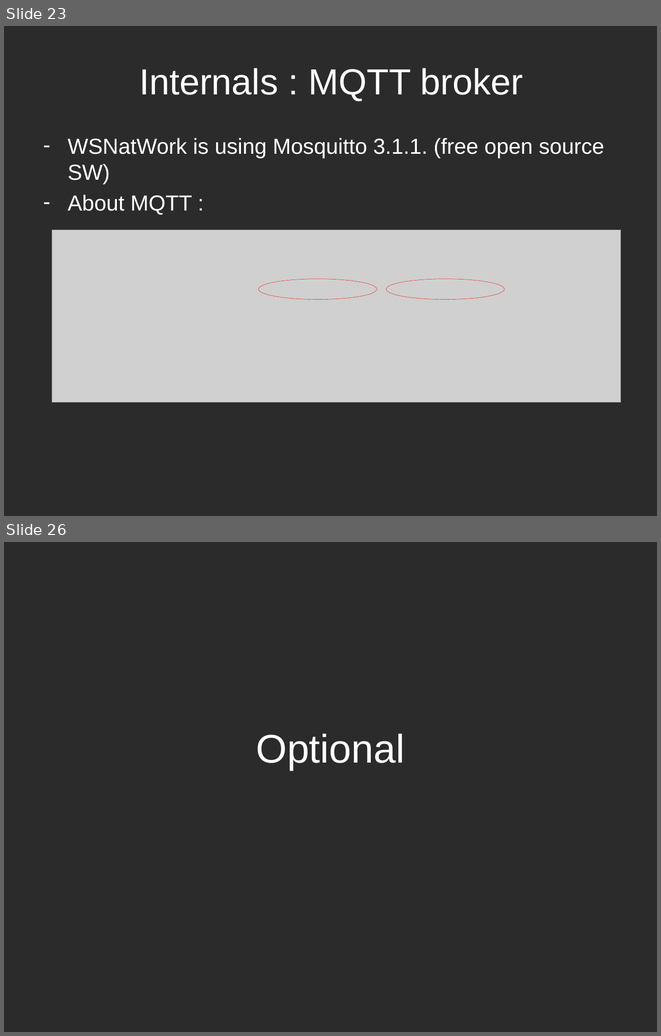
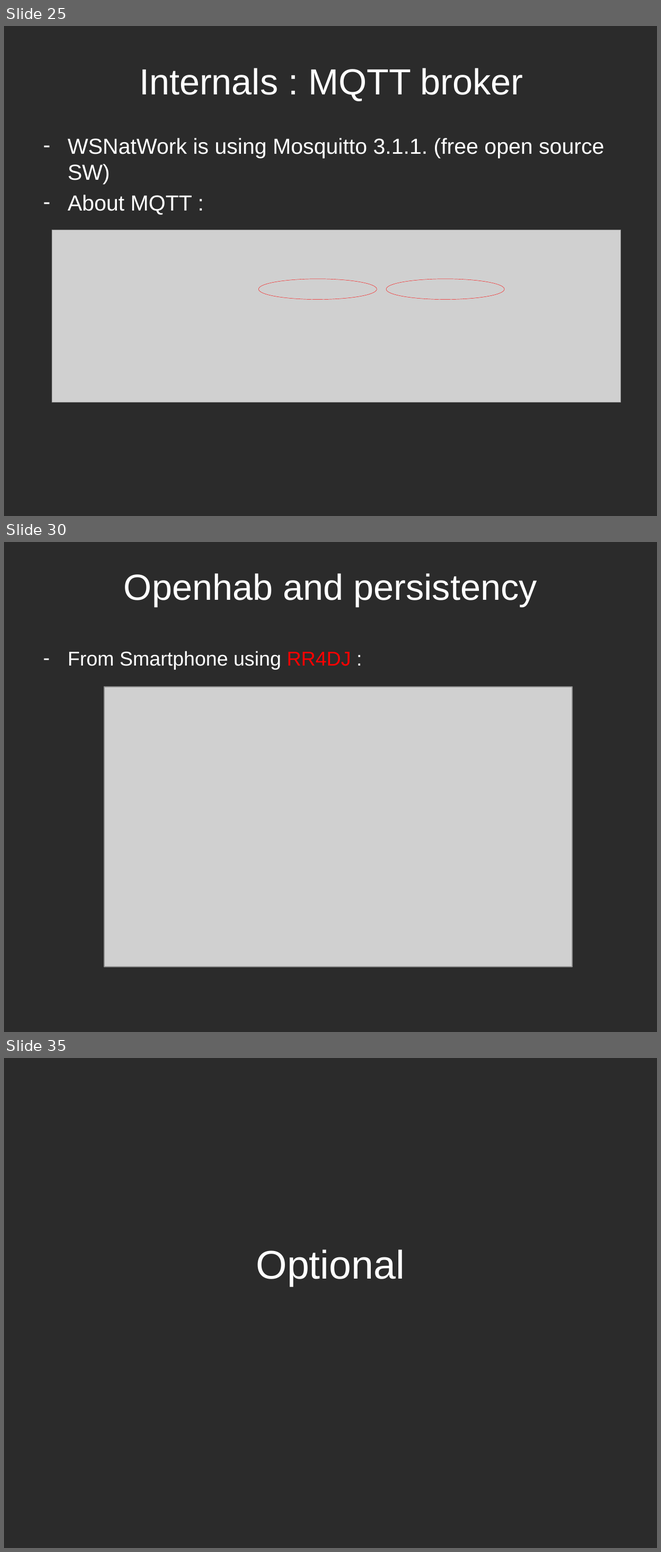
Before and after one commit to WSNhub/WSN-at-Work, a slide deck: workshop2x/WSNatwork - workshop2.pptx. Shown one above the other, each under a label of ours: slides 23 and 26 before the commit, slides 25, 30 and 35 after it; the slides between them are not shown. The pictures are 661x1036 and 661x1552 pixels, drawn with LibreOffice and Linux fonts; fonts in the diff are those of the drawing; grey boxes stand for pictures; background and template pictures are left out; a plain dark background stands for a picture behind light text. Boxes give left, top, right and bottom in pixels: in the first picture for what was removed or moved away, otherwise in the second. Text is boxed around its words. In the diff, an @@ line names an element or a change of style, - is before the commit and + after.

```diff
--- a/workshop2x/WSNatwork - workshop2.pptx
+++ b/workshop2x/WSNatwork - workshop2.pptx
@@ slide 30 added at bbox=[4, 542, 657, 1032], background picture (left out) @@
@@ title added at bbox=[124, 573, 537, 606], 40 pt, text #FFFFFF @@
+Openhab and persistency
@@ text added at bbox=[68, 651, 351, 669], 22 pt, text #FFFFFF @@
+– From Smartphone using RR4DJ :
@@ picture added at bbox=[105, 687, 573, 967] @@
@@ what was slide 23 is now slide 25 @@
@@ what was slide 26 is now slide 35 @@
```
Also in this commit, not shown: 4 slides changed, 10 other slides added.
